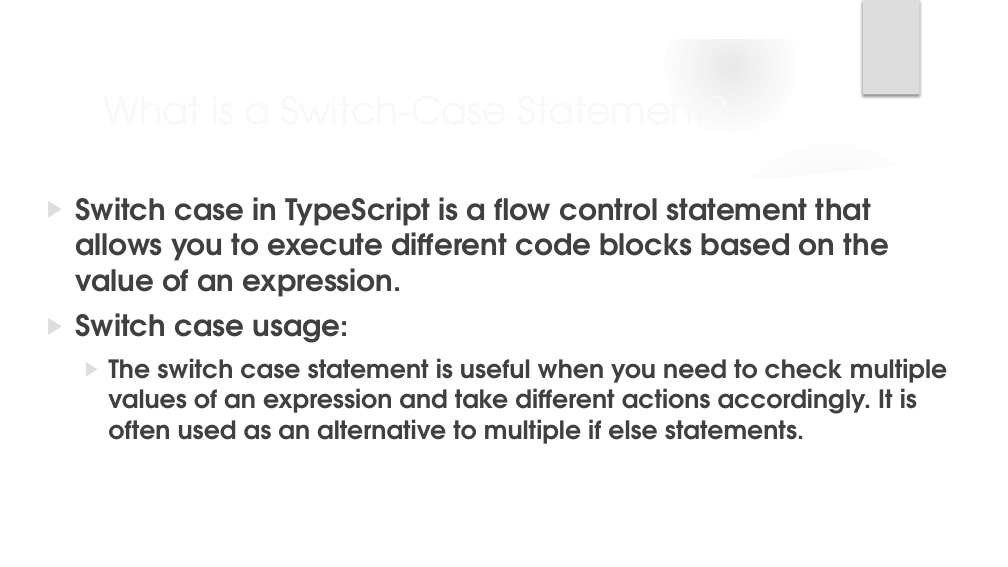
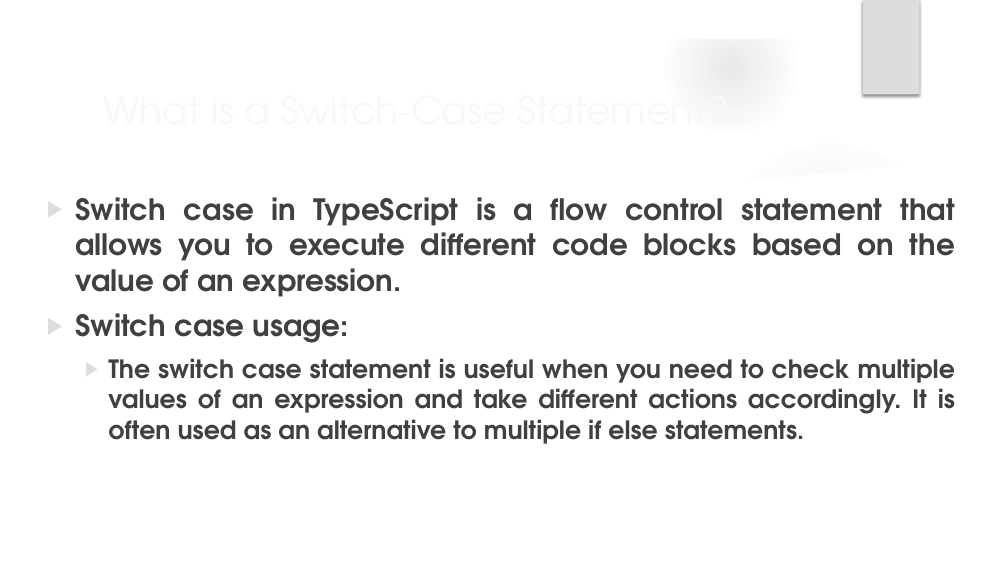
Before and after one commit to fkhan79/giaic_fmk, a slide deck: slide 12 of presentations/GIAIC_02-Introduction to Flow Control.pptx. Drawn at 1008x567 pixels with LibreOffice and Linux fonts; fonts in the diff are those of the drawing; background and template pictures are left out. Boxes give left, top, right and bottom in pixels: in the first picture for what was removed or moved away, otherwise in the second. Text is boxed around its words. In the diff, an @@ line names an element or a change of style, - is before the commit and + after.

```diff
--- a/presentations/GIAIC_02-Introduction to Flow Control.pptx
+++ b/presentations/GIAIC_02-Introduction to Flow Control.pptx
@@ text "Switch case in TypeScript is ..." at (75,197,955,444): alignment left to justified @@
```
Also in this commit, not shown: 2 other slides changed, 15 slides added, 4 other files.
